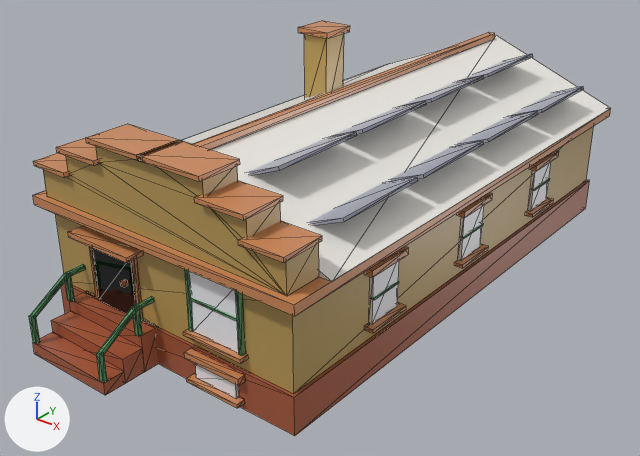
Two versions of the glTF model assets/managed-models/buildings/house-1x2-1f-dutch-a-solar/house-1x2-1f-dutch-a-solar.glb, one commit apart.
The view is the same before and after, from a 50 mm lens placed at (1.642, -2.173, 1.455), pointed at (-0.002, -0.118, 0.181). The axes (+X, +Y, +Z) are drawn at lower left. The lights are the same throughout. The picture after the commit comes second. Mesh edges are drawn as thin lines. Vertices at exactly the same position are counted once.

In view in the first picture: 'house-1x2-1f-dutch-a-solar'.
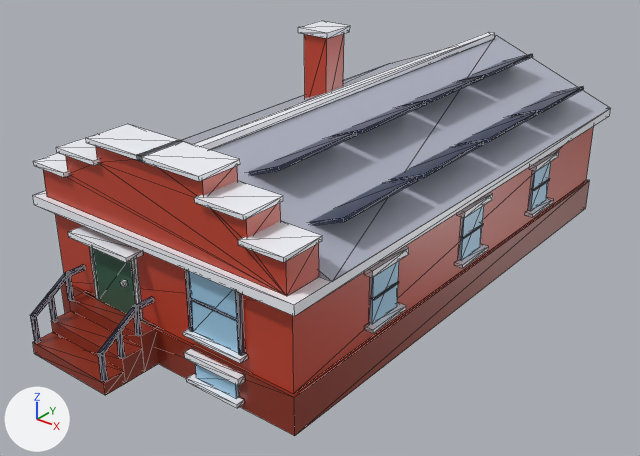
Pixel boxes (x1, y1, x2, y2) of what changed, in the pictures (640 x 456 px; the box of a moved part takes in the faces that stretch with it):
'house-1x2-1f-dutch-a-solar', reshaped: before (29, 21, 611, 436); after (30, 21, 611, 436)
part 1 of me_house_1x2_1f_dutch_a_solar, added: after (47, 293, 58, 322)
part 2 of me_house_1x2_1f_dutch_a_solar, added: after (115, 328, 125, 359)
part 3 of me_house_1x2_1f_dutch_a_solar, moved or reshaped: before (29, 266, 86, 344); after (30, 266, 86, 343)
part 4 of me_house_1x2_1f_dutch_a_solar, moved or reshaped: before (96, 298, 154, 383); after (98, 298, 154, 382)
part 5 of me_house_1x2_1f_dutch_a_solar, surface changed: (33, 21, 611, 436) in both

Patch to the scene script:
```diff
--- a/assets/managed-models/buildings/house-1x2-1f-dutch-a-solar/house-1x2-1f-dutch-a-solar.glb.py
+++ b/assets/managed-models/buildings/house-1x2-1f-dutch-a-solar/house-1x2-1f-dutch-a-solar.glb.py
@@ me_house_1x2_1f_dutch_a_solar @@
 # used by ob_house_1x2_1f_dutch_a_solar; location = (0.0, 0.0, 0.0)
-me_house_1x2_1f_dutch_a_solar.from_pydata(...)  # 666 vertices, 1040 faces; spans x -0.5..0.5, y -1.0..1.0, z 0.0..0.73
+me_house_1x2_1f_dutch_a_solar.from_pydata(...)  # 682 vertices, 1064 faces; spans x -0.5..0.5, y -1.0..1.0, z 0.0..0.73
+# me_house_1x2_1f_dutch_a_solar part 1: a new loose piece, a box spanning x -0.356..-0.344, y -0.931..-0.919, z 0.08..0.172, in mat_m_house_1x2_1f_dutch_a_solar
+# me_house_1x2_1f_dutch_a_solar part 2: a new loose piece, a box spanning x -0.056..-0.044, y -0.931..-0.919, z 0.08..0.172, in mat_m_house_1x2_1f_dutch_a_solar
+# me_house_1x2_1f_dutch_a_solar part 3
+# 33 faces are deleted
+# 33 new faces join them
+# me_house_1x2_1f_dutch_a_solar part 4
+# 3 vertices are removed from x -0.06..-0.04, y -0.99, z 0.04..0.13
+# 37 faces are deleted
+# 3 vertices are added at (-0.06, -0.98, 0.04), (-0.04, -0.98, 0.13), (-0.06, -0.98, 0.13)
+# 37 new faces join them
+# me_house_1x2_1f_dutch_a_solar part 5: 970 kept faces spanning x -0.5..0.5, y -1.0..1.0, z 0.0..0.73 get new texture (UV) coordinates
 me_house_1x2_1f_dutch_a_solar.materials.append(mat_m_house_1x2_1f_dutch_a_solar)
```
